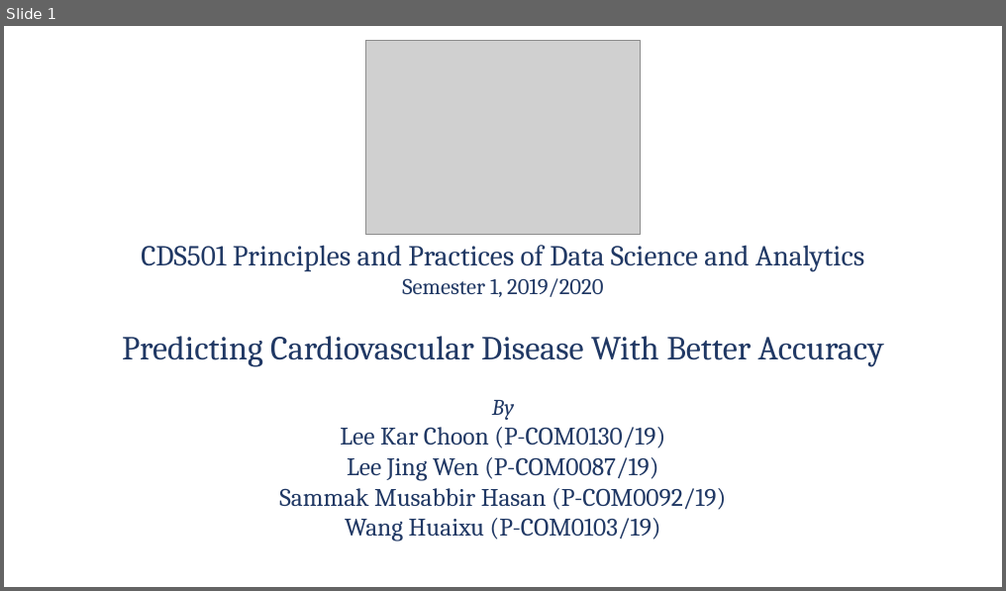
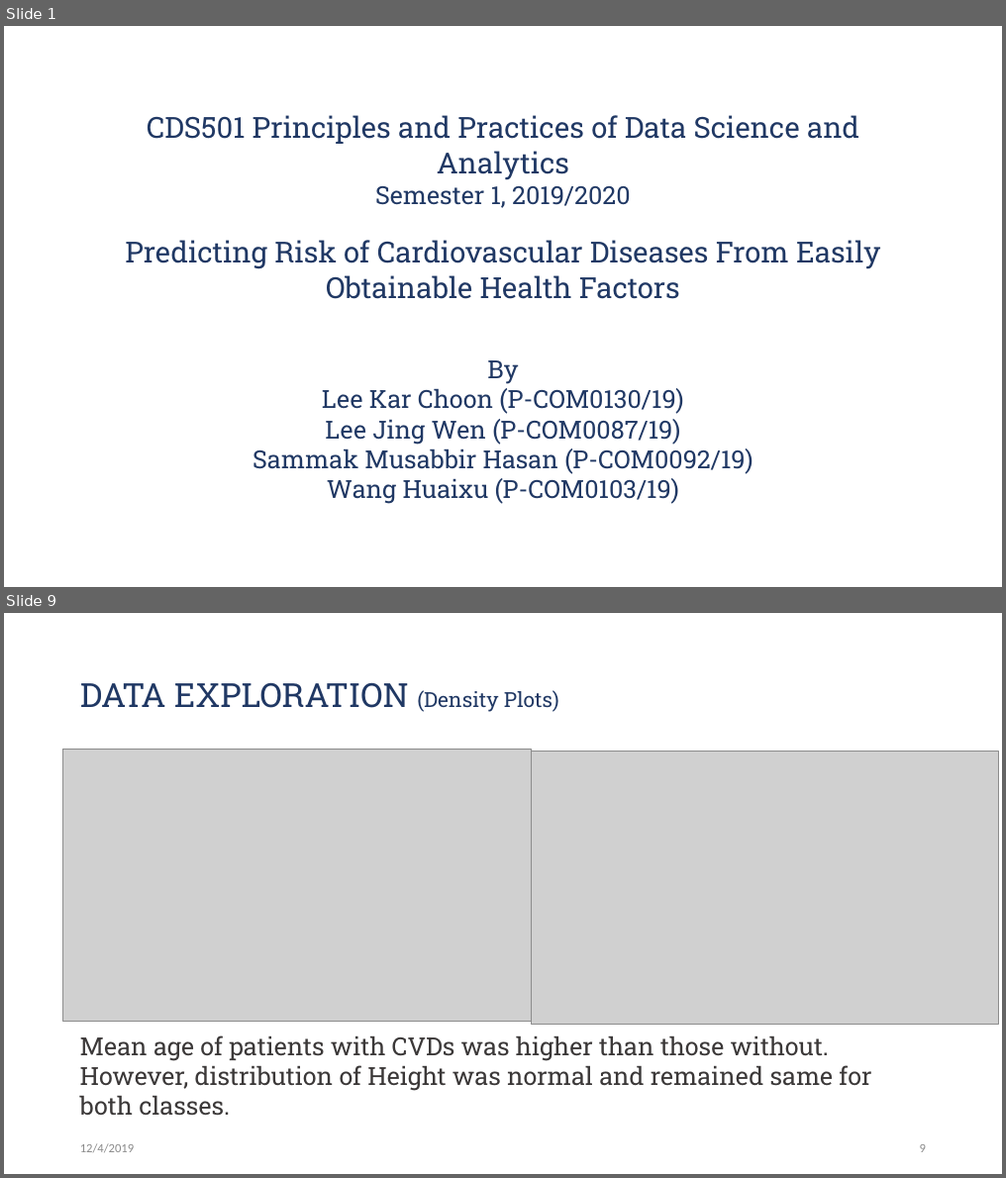
Before and after one commit to Jwen-pg/cds501-predicting-heart-disease, a slide deck: presentation.pptx. Shown one above the other, each under a label of ours: slide 1 before the commit, slides 1 and 9 after it; the slides between them are not shown. The pictures are 1006x591 and 1006x1178 pixels, drawn with LibreOffice and Linux fonts; fonts in the diff are those of the drawing; grey boxes stand for pictures; background and template pictures are left out. Boxes give left, top, right and bottom in pixels: in the first picture for what was removed or moved away, otherwise in the second. Text is boxed around its words. In the diff, an @@ line names an element or a change of style, - is before the commit and + after.

```diff
--- a/presentation.pptx
+++ b/presentation.pptx
@@ slide 9 added at [4, 613, 1002, 1174], background #FFFFFF @@
@@ title added at [80, 682, 559, 712], 32 pt, text #203864 @@
+DATA EXPLORATION (Density Plots)
@@ picture added at [63, 749, 531, 1022] @@
@@ picture added at [531, 752, 999, 1025] @@
@@ text added at [80, 1036, 871, 1116], 24 pt, text #3B3838 @@
+Mean age of patients with CVDs was higher than those without. However, distribution of Height was normal and remained same for both classes.
@@ text added at [80, 1144, 134, 1153], 12 pt, text #8C8C8C @@
+12/4/2019
@@ page number added at [920, 1145, 926, 1153], 12 pt, text #8C8C8C @@
+9
@@ slide 1 changed as well @@
@@ picture removed at [365, 40, 642, 234] @@
@@ title "CDS501 Principles and Practices of ..." at [125, 115, 880, 504]: vertical alignment middle to top @@
@@ title at [125, 115, 880, 504]: text changed; size 24.3 to 24 pt; font Cambria to Roboto Slab @@
-CDS501 Principles and Practices of Data Science and Analytics
-Semester 1, 2019/2020
-Predicting Cardiovascular Disease With Better Accuracy
-By
-Lee Kar Choon (P-COM0130/19)
-Lee Jing Wen (P-COM0087/19)
-Sammak Musabbir Hasan (P-COM0092/19)
-Wang Huaixu (P-COM0103/19)
+CDS501 Principles and Practices of Data Science and Analytics
+Semester 1, 2019/2020
+Predicting Risk of Cardiovascular Diseases From Easily Obtainable Health Factors
+By
+Lee Kar Choon (P-COM0130/19)
+Lee Jing Wen (P-COM0087/19)
+Sammak Musabbir Hasan (P-COM0092/19)
+Wang Huaixu (P-COM0103/19)
```
Also in this commit, not shown: 1 other slide changed, 16 other slides added, 7 slides removed, 3 other files.
